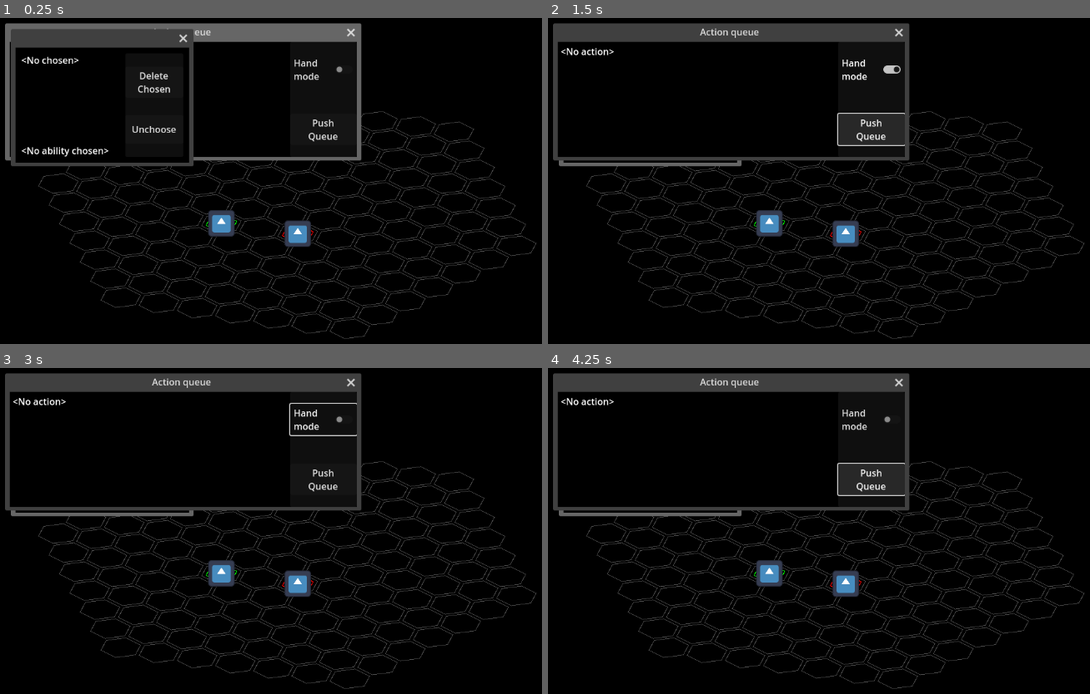
Above: before the commit, frames 1-4 (two rows, left to right).
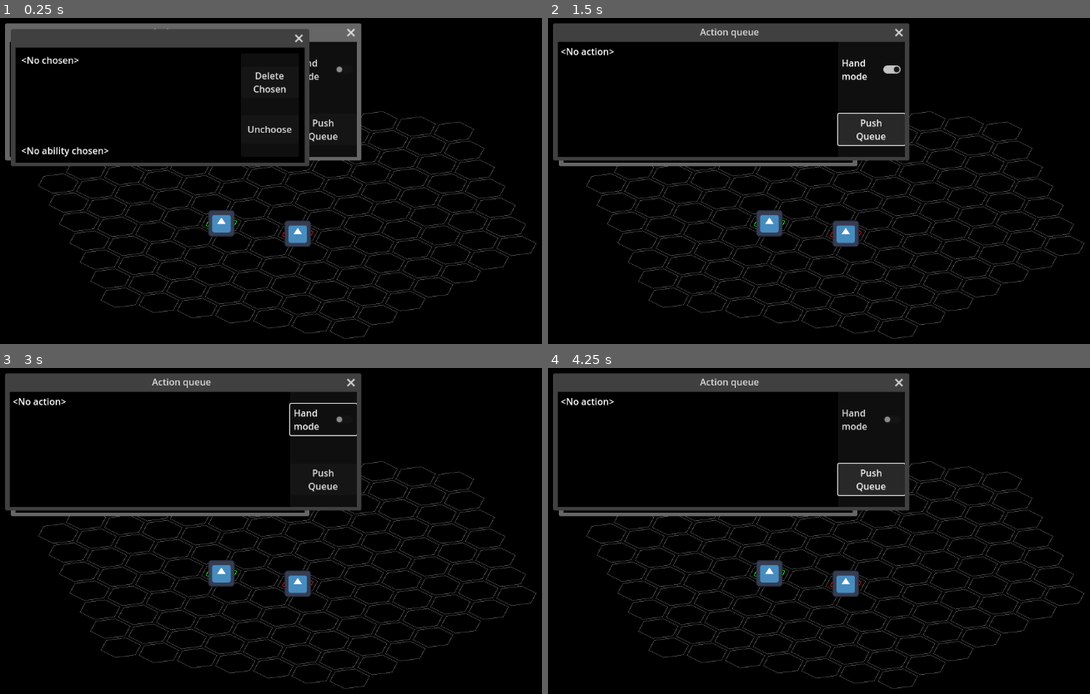
Above: after the commit, the same moments.

Repository: Boyquotes/SpaceStrategyGodotGame
Game: Godot game, scene res://GameSources/main.tscn
Two runs of this game, one before a commit and one after it. Both use one fixed random seed, a clock stepped at 60 frames per second and the inputs below. The engine's default icon, where the game draws it, is replaced by a stand-in: a white triangle on a blue panel in a dark square.
Inputs:
- Up to frame 1 (0.25 s): no input
- Up to frame 2 (1.5 s): click "Hand mode" at 0.5 s; click "Push Queue" at 1.25 s
- Up to frame 3 (3 s): click "Unchoose" at 2 s; click "Hand mode" at 2.75 s
- Up to frame 4 (4.25 s): click "Push Queue" at 3.5 s

The runs differ from the first frame. In frame 1, 2.9% of the frame differs, in the area x 24-58%, y 3-46%; in frame 2, 0.3%; in frame 3, 0.3%; in frame 4, 0.3%.

Commit message:
Remade ability choosing UI

Diff:
--- /dev/null
+++ b/GameSources/AbilityChoosingUI.tscn
@@ -0,0 +1,77 @@
+[gd_scene load_steps=3 format=3 uid="uid://cilkpauagx4ek"]
+
+[sub_resource type="GDScript" id="GDScript_5l2it"]
+script/source = "extends Control
+
+signal ability_button_pressed(ability_name:String)
+
+
+func _on_abilities_buttons_ability_pressed(ability):
+	ability_button_pressed.emit(ability)
+
+
+func setup_for_object(object:FieldObject):
+	for i in object.abilities_data.keys():
+		%AbilitiesButtons.create_button_for_ability(i)
+
+
+func clear_buttons():
+	%AbilitiesButtons.clear_buttons()
+"
+
+[sub_resource type="GDScript" id="GDScript_651hj"]
+script/source = "extends HBoxContainer
+
+signal ability_pressed(ability:String)
+
+
+func create_button_for_ability(ability_name:String):
+	var b:Button = Button.new()
+	b.text = ability_name
+	b.name = ability_name
+
+	b.pressed.connect(func(): emit_signal(\"ability_pressed\", ability_name))
+
+	add_child(b)
+
+
+func clear_buttons():
+	for i in get_children():
+		i.queue_free()
+"
+
+[node name="Base" type="Control"]
+layout_mode = 3
+anchors_preset = 15
+anchor_right = 1.0
+anchor_bottom = 1.0
+grow_horizontal = 2
+grow_vertical = 2
+mouse_filter = 2
+script = SubResource("GDScript_5l2it")
+
+[node name="AbilitiesPanel" type="MarginContainer" parent="."]
+layout_mode = 1
+anchors_preset = 12
+anchor_top = 1.0
+anchor_right = 1.0
+anchor_bottom = 1.0
+grow_horizontal = 2
+grow_vertical = 0
+mouse_filter = 2
+theme_override_constants/margin_left = 5
+theme_override_constants/margin_top = 5
+theme_override_constants/margin_right = 5
+theme_override_constants/margin_bottom = 5
+
+[node name="ScrollContainer" type="ScrollContainer" parent="AbilitiesPanel"]
+layout_mode = 2
+vertical_scroll_mode = 0
+
+[node name="AbilitiesButtons" type="HBoxContainer" parent="AbilitiesPanel/ScrollContainer"]
+unique_name_in_owner = true
+custom_minimum_size = Vector2(0, 100)
+layout_mode = 2
+script = SubResource("GDScript_651hj")
+
+[connection signal="ability_pressed" from="AbilitiesPanel/ScrollContainer/AbilitiesButtons" to="." method="_on_abilities_buttons_ability_pressed"]
--- a/GameSources/main.tscn
+++ b/GameSources/main.tscn
@@ -3,6 +3,7 @@
 [ext_resource type="Script" path="res://GlobalClasses/ActionsClasses/ActionProcessor.gd" id="1_ntvn1"]
 [ext_resource type="Script" path="res://GlobalClasses/FieldObjectClasses/FieldObjectMap.gd" id="2_2rgc4"]
 [ext_resource type="PackedScene" uid="uid://ckrguperorqkx" path="res://GameSources/ActionQueueUI.tscn" id="3_8vfj5"]
+[ext_resource type="PackedScene" uid="uid://cilkpauagx4ek" path="res://GameSources/AbilityChoosingUI.tscn" id="3_skgp4"]
 [ext_resource type="PackedScene" uid="uid://c0wftpahvt5f0" path="res://GameSources/ObjectControllingUI.tscn" id="4_ukry5"]
 
 [sub_resource type="GDScript" id="GDScript_qfrmm"]
@@ -118,7 +119,9 @@
 
 		if obj != null and obj != %Chosen.object:
 			%Chosen.choose(obj)
-			%AbilitiesButtons.build_for_field_object(obj)
+
+			%GUI/AbilityChoosingUI.setup_for_object(obj)
+
 			%AbilityDrawRuleController.clear_rule()
 
 		elif %Chosen.object != null:
@@ -133,13 +136,6 @@
 				return
 
 			%ActionProcessor.put_action(action)
-
-
-func _on_abilities_buttons_ability_pressed(ability):
-	if %Chosen.ability != ability:
-		%Chosen.choose_ability(ability)
-
-		%AbilityDrawRuleController.set_rule_for_ability(ability)
 
 
 func _on_abilities_ability_completed(ability):
@@ -313,28 +309,18 @@
 
 
 
-func _on_abilities_buttons_ability_pressed(ability):
-	print(ability)
-"
-
-[sub_resource type="GDScript" id="GDScript_651hj"]
-script/source = "extends HBoxContainer
-
-signal ability_pressed(ability:String)
-
-
-func build_for_field_object(go:FieldObject):
-	for i in get_children():
-		i.queue_free()
-
-	for i in go.abilities_data.keys():
-		var b:Button = Button.new()
-		b.text = i
-		b.name = i
-
-		b.pressed.connect(func(): emit_signal(\"ability_pressed\", i))
-
-		add_child(b)
+func _on_chosen_new_object():
+	if %Chosen.has_chosen():
+		return
+
+	$AbilityChoosingUI.clear_buttons()
+
+
+func _on_ability_choosing_ui_ability_button_pressed(ability_name):
+	if %Chosen.ability != ability_name:
+		%Chosen.choose_ability(ability_name)
+
+		%AbilityDrawRuleController.set_rule_for_ability(ability_name)
 "
 
 [sub_resource type="GDScript" id="GDScript_jpt61"]
@@ -469,34 +455,7 @@
 unique_name_in_owner = true
 script = SubResource("GDScript_jvw1s")
 
-[node name="Base" type="Control" parent="GUI"]
-layout_mode = 3
-anchors_preset = 15
-anchor_right = 1.0
-anchor_bottom = 1.0
-grow_horizontal = 2
-grow_vertical = 2
-mouse_filter = 2
-
-[node name="AbilitiesPanel" type="MarginContainer" parent="GUI/Base"]
-layout_mode = 1
-anchors_preset = 12
-anchor_top = 1.0
-anchor_right = 1.0
-anchor_bottom = 1.0
-grow_horizontal = 2
-grow_vertical = 0
-mouse_filter = 2
-theme_override_constants/margin_left = 5
-theme_override_constants/margin_top = 5
-theme_override_constants/margin_right = 5
-theme_override_constants/margin_bottom = 5
-
-[node name="AbilitiesButtons" type="HBoxContainer" parent="GUI/Base/AbilitiesPanel"]
-unique_name_in_owner = true
-custom_minimum_size = Vector2(0, 100)
-layout_mode = 2
-script = SubResource("GDScript_651hj")
+[node name="AbilityChoosingUI" parent="GUI" instance=ExtResource("3_skgp4")]
 
 [node name="ActionQueueControlPanel" type="Window" parent="."]
 title = "Action queue "
@@ -509,21 +468,21 @@
 
 [node name="ChosenControlPanel" type="Window" parent="."]
 position = Vector2i(60, 60)
-size = Vector2i(300, 200)
-min_size = Vector2i(300, 200)
+size = Vector2i(500, 200)
+min_size = Vector2i(500, 200)
 script = SubResource("GDScript_8qbeo")
 
 [node name="base" parent="ChosenControlPanel" instance=ExtResource("4_ukry5")]
 
 [connection signal="new_ability" from="Chosen" to="ChosenControlPanel" method="_on_chosen_new_ability"]
+[connection signal="new_object" from="Chosen" to="GUI" method="_on_chosen_new_object"]
 [connection signal="new_object" from="Chosen" to="ChosenControlPanel" method="_on_chosen_new_object"]
 [connection signal="action_added" from="ActionProcessor" to="ActionQueueControlPanel" method="_on_action_processor_action_added"]
 [connection signal="current_completed" from="ActionProcessor" to="ActionQueueControlPanel" method="_on_action_processor_current_completed"]
 [connection signal="next_action_picked" from="ActionProcessor" to="ActionQueueControlPanel" method="_on_action_processor_next_action_picked"]
 [connection signal="ability_completed" from="Abilities" to="Inputs" method="_on_abilities_ability_completed"]
 [connection signal="ability_started" from="Abilities" to="Inputs" method="_on_abilities_ability_started"]
-[connection signal="ability_pressed" from="GUI/Base/AbilitiesPanel/AbilitiesButtons" to="Inputs" method="_on_abilities_buttons_ability_pressed"]
-[connection signal="ability_pressed" from="GUI/Base/AbilitiesPanel/AbilitiesButtons" to="GUI" method="_on_abilities_buttons_ability_pressed"]
+[connection signal="ability_button_pressed" from="GUI/AbilityChoosingUI" to="GUI" method="_on_ability_choosing_ui_ability_button_pressed"]
 [connection signal="hand_mode_toggled" from="ActionQueueControlPanel/Base" to="ActionQueueControlPanel" method="_on_base_hand_mode_toggled"]
 [connection signal="push_queue_pressed" from="ActionQueueControlPanel/Base" to="ActionQueueControlPanel" method="_on_base_push_queue_pressed"]
 [connection signal="delete_chosen_pressed" from="ChosenControlPanel/base" to="ChosenControlPanel" method="_on_base_delete_chosen_pressed"]
